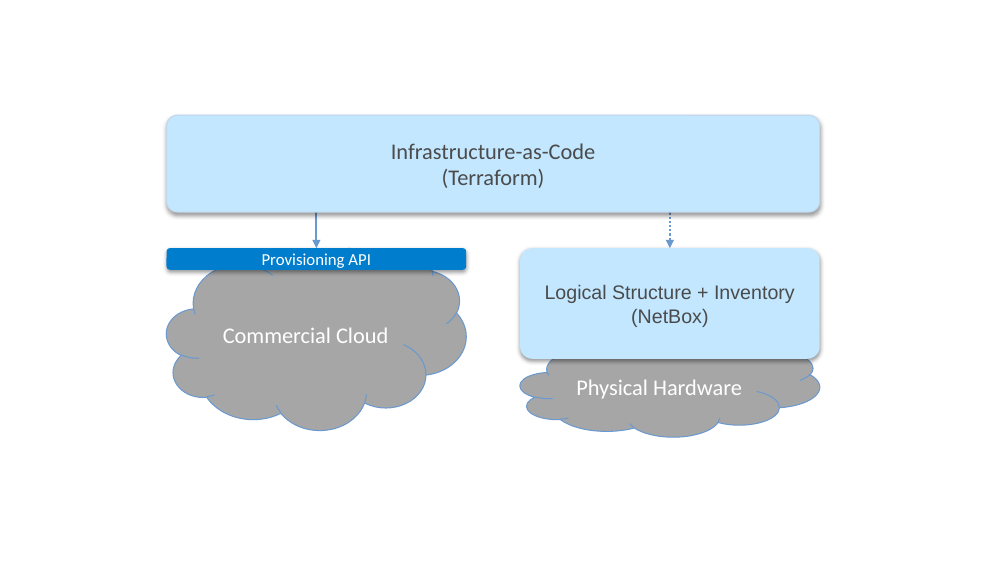
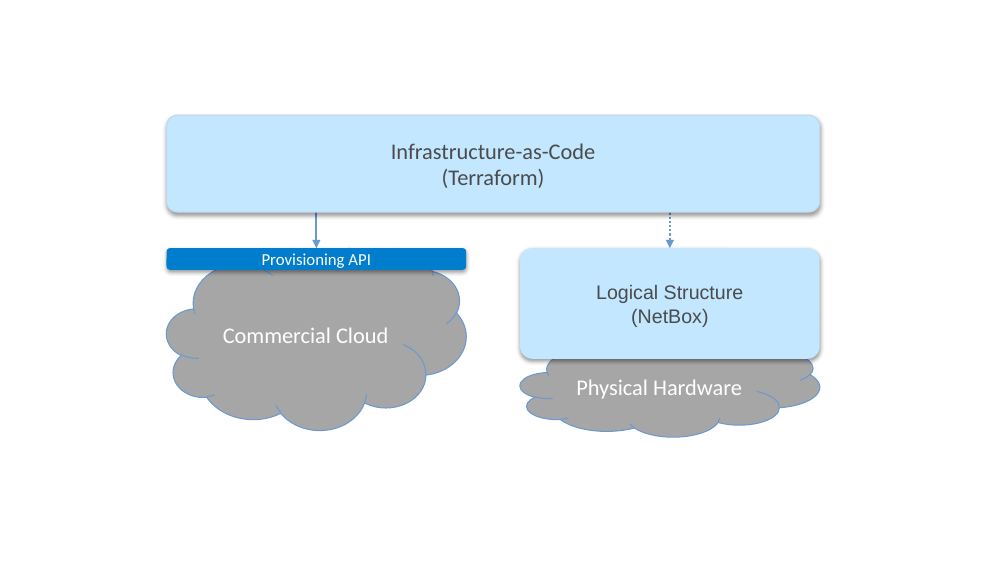
Before and after one commit to SystemsApproach/ops, a slide deck: slide 19 of figures.pptx. Drawn at 1008x567 pixels with LibreOffice and Linux fonts; fonts in the diff are those of the drawing. Boxes give left, top, right and bottom in pixels: in the first picture for what was removed or moved away, otherwise in the second. Text is boxed around its words. In the diff, an @@ line names an element or a change of style, - is before the commit and + after.

```diff
--- a/figures.pptx
+++ b/figures.pptx
@@ text in rounded rectangle at box(596, 285, 744, 303): text changed @@
-Logical Structure + Inventory
+Logical Structure
```
Also in this commit, not shown: 1 slide added, 4 other files.
